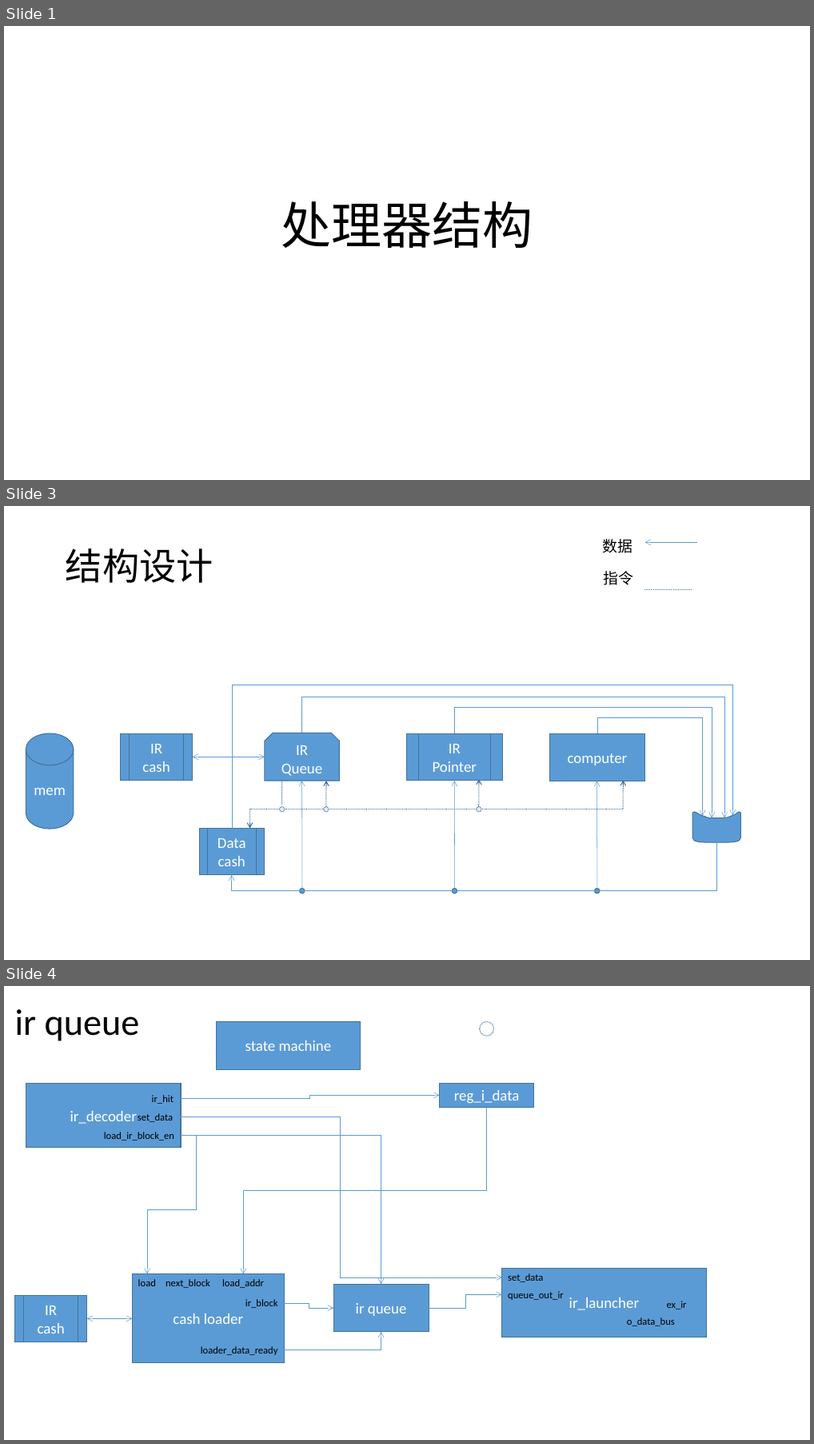
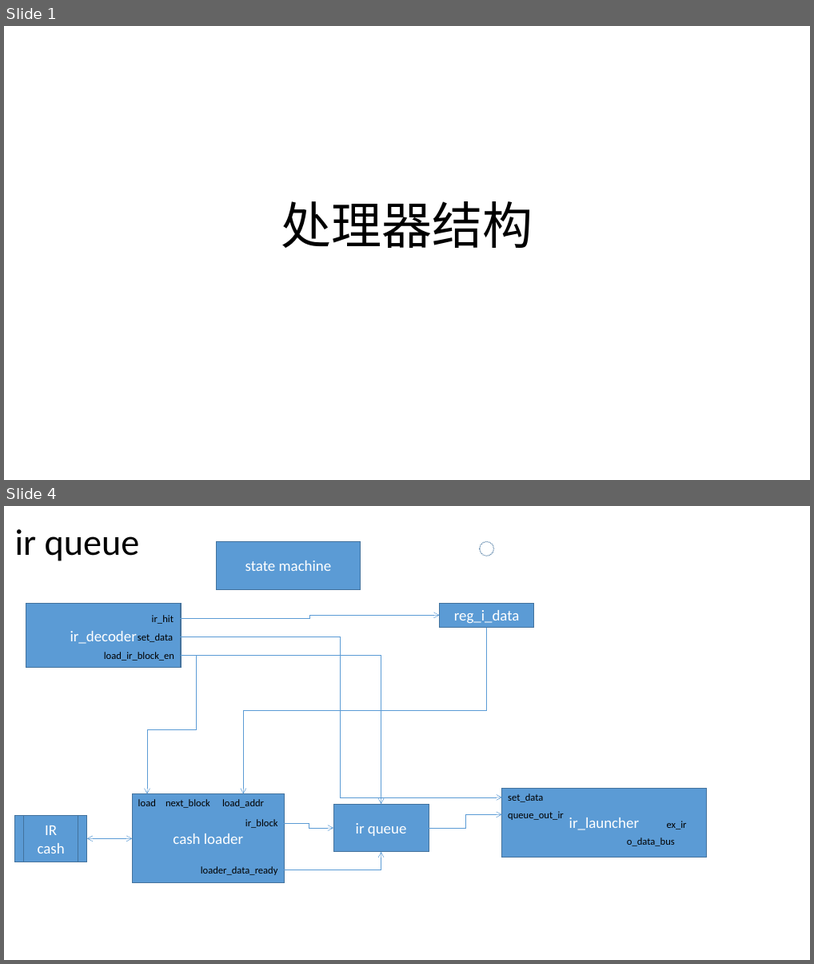
Before and after one commit to belang/black_bean, a slide deck: doc/structure.pptx. Shown one above the other, each under a label of ours: slides 1, 3 and 4 before the commit, slides 1 and 4 after it; the slides between them are not shown. The pictures are 814x1444 and 814x964 pixels, drawn with LibreOffice and Linux fonts; fonts in the diff are those of the drawing. Boxes give left, top, right and bottom in pixels: in the first picture for what was removed or moved away, otherwise in the second. Text is boxed around its words. In the diff, an @@ line names an element or a change of style, - is before the commit and + after.

```diff
--- a/doc/structure.pptx
+++ b/doc/structure.pptx
@@ slide 3 removed at [4, 506, 810, 960], background #FFFFFF @@
@@ title removed at [66, 548, 214, 583] @@
-结构设计
@@ text removed at [603, 539, 634, 553] @@
-数据
@@ arrow removed from (698, 542) to (646, 542) @@
@@ text removed at [603, 571, 634, 585] @@
-指令
@@ line removed from (693, 590) to (646, 590) @@
@@ elbow arrow removed from (232, 828) to (733, 815) @@
@@ elbow arrow removed from (302, 733) to (725, 817) @@
@@ elbow arrow removed from (454, 733) to (712, 817) @@
@@ elbow arrow removed from (598, 733) to (703, 816) @@
@@ cylinder removed at [26, 733, 74, 828] @@
-mem
@@ flow chart predefined process removed at [121, 733, 193, 780] @@
-IR
-cash
@@ snip same rect removed at [265, 733, 340, 780] @@
-IR
-Queue
@@ flow chart predefined process removed at [407, 733, 502, 780] @@
-IR
-Pointer
@@ rectangle removed at [550, 733, 646, 780] @@
-computer
@@ double arrow removed from (193, 756) to (265, 756) @@
@@ line removed from (282, 782) to (282, 805) @@
@@ arrow removed from (302, 890) to (302, 780) @@
@@ arrow removed from (326, 809) to (326, 780) @@
@@ arrow removed from (455, 890) to (454, 780) @@
@@ arrow removed from (479, 808) to (479, 779) @@
@@ arrow removed from (598, 890) to (598, 780) @@
@@ arrow removed from (623, 808) to (623, 780) @@
@@ line removed from (623, 809) to (250, 809) @@
@@ arrow removed from (250, 809) to (250, 828) @@
@@ ellipse removed at [280, 807, 285, 812] @@
@@ ellipse removed at [324, 807, 329, 812] @@
@@ ellipse removed at [477, 807, 482, 812] @@
@@ freeform shape removed at [694, 811, 742, 842] @@
@@ flow chart predefined process removed at [199, 828, 265, 875] @@
-Data
-cash
@@ elbow arrow removed from (718, 842) to (232, 875) @@
@@ ellipse removed at [300, 888, 305, 893] @@
@@ ellipse removed at [452, 888, 457, 893] @@
@@ ellipse removed at [595, 888, 600, 893] @@
```
Also in this commit, not shown: 2 slides added, 1 other slide removed, 3 other files.
